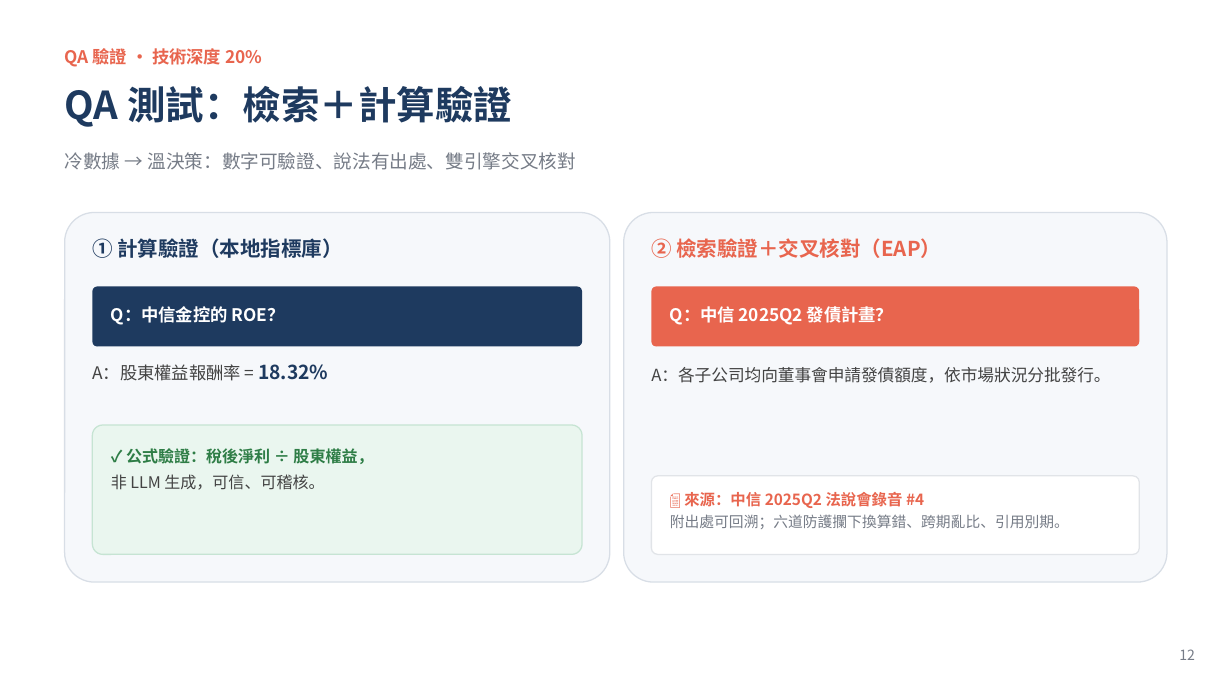
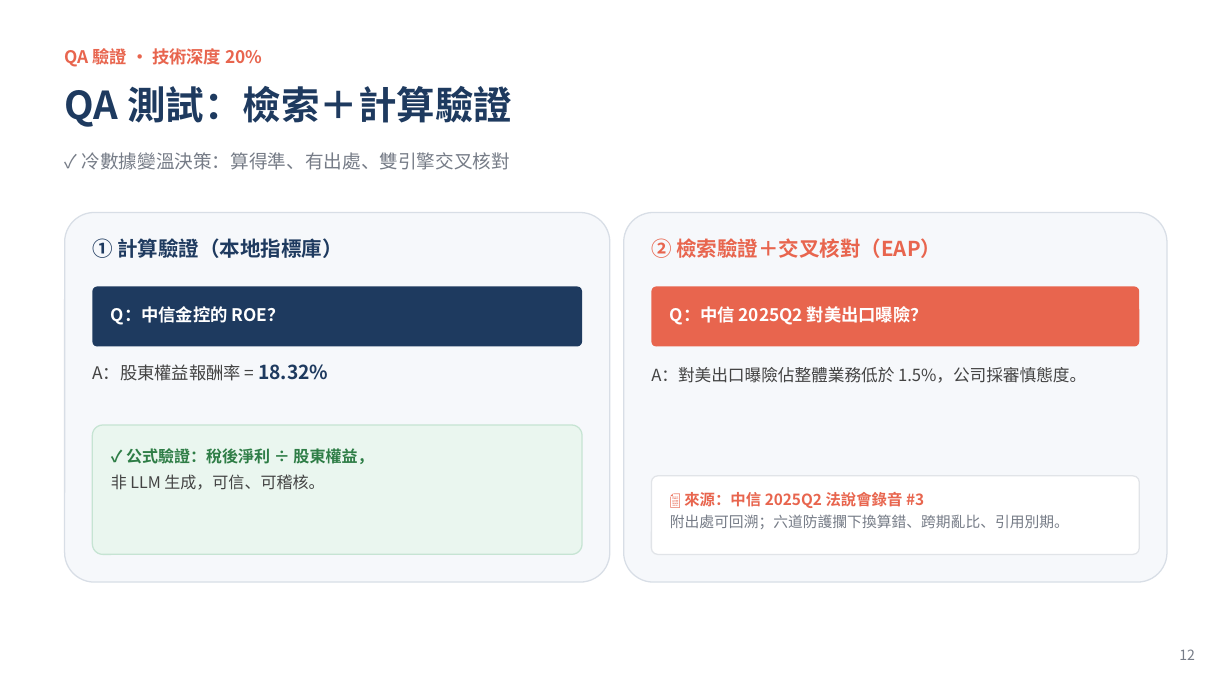
Before and after one commit to WangChiaChen/hybrid-rag-project, a slide deck: slide 14 of 簡報與文件/比賽簡報_升級版.pptx. Drawn at 1232x693 pixels with LibreOffice and Linux fonts; fonts in the diff are those of the drawing. Boxes give left, top, right and bottom in pixels: in the first picture for what was removed or moved away, otherwise in the second. Text is boxed around its words. In the diff, an @@ line names an element or a change of style, - is before the commit and + after.

```diff
--- a/簡報與文件/比賽簡報_升級版.pptx
+++ b/簡報與文件/比賽簡報_升級版.pptx
@@ text at (82, 152, 511, 170): text changed @@
-冷數據 → 溫決策：數字可驗證、說法有出處、雙引擎交叉核對
+✓ 冷數據變溫決策：算得準、有出處、雙引擎交叉核對
@@ text at (670, 306, 928, 325): text changed @@
-Q：中信 2025Q2 發債計畫？
+Q：中信 2025Q2 對美出口曝險？
@@ text at (651, 367, 1086, 383): text changed @@
-A：各子公司均向董事會申請發債額度，依市場狀況分批發行。
+A：對美出口曝險佔整體業務低於 1.5%，公司採審慎態度。
@@ text at (684, 492, 924, 508): text changed @@
-📄 來源：中信 2025Q2 法說會錄音 #4
+📄 來源：中信 2025Q2 法說會錄音 #3
```
Also in this commit, not shown: 17 other slides changed, 2 other files.
